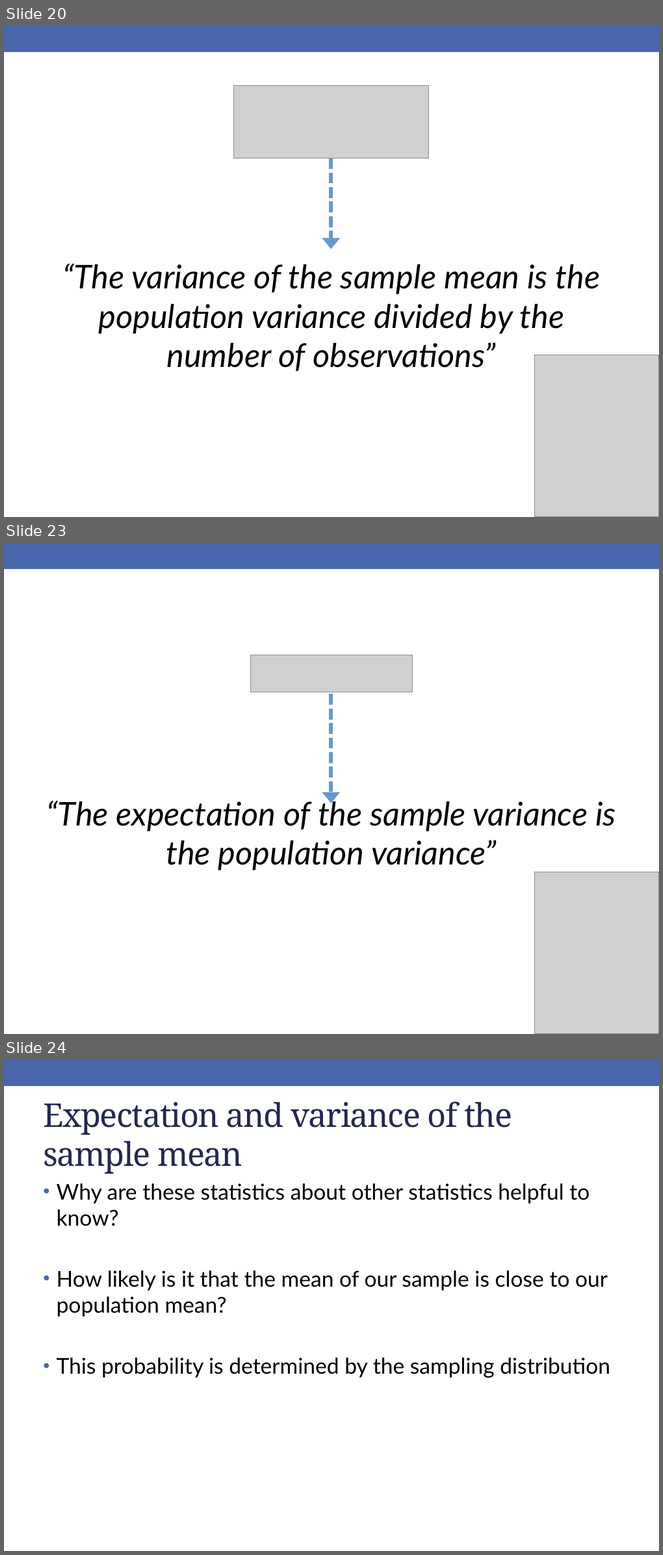
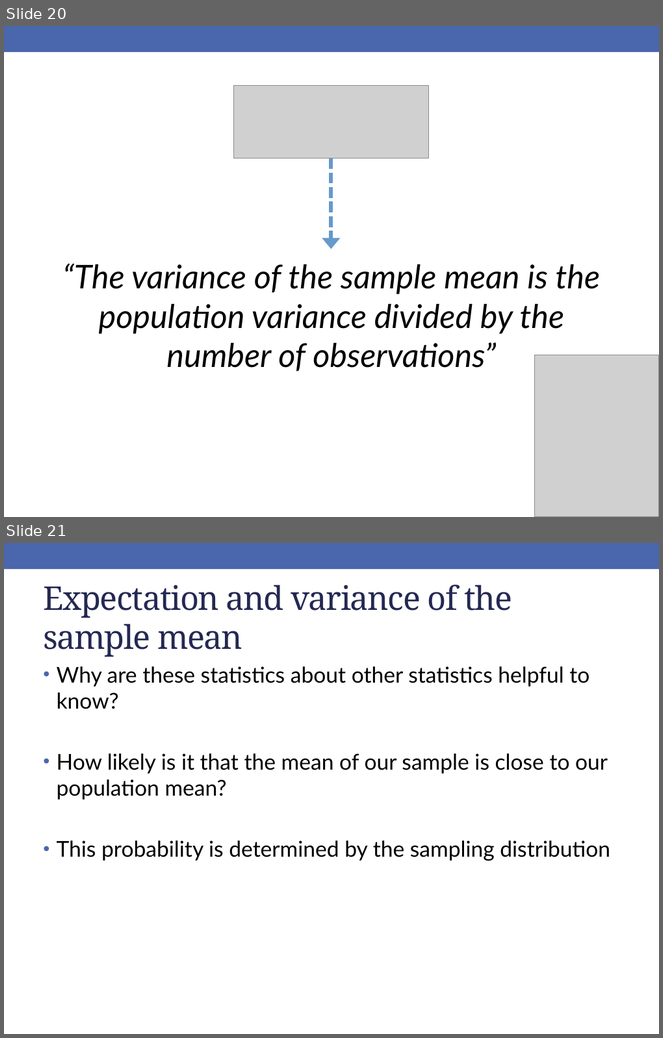
Before and after one commit to rebeccal/ohsu-math630, a slide deck: slides/cm041.pptx. Shown one above the other, each under a label of ours: slides 20, 23 and 24 before the commit, slides 20 and 21 after it; the slides between them are not shown. The pictures are 663x1555 and 663x1038 pixels, drawn with LibreOffice and Linux fonts; fonts in the diff are those of the drawing; grey boxes stand for pictures. Boxes give left, top, right and bottom in pixels: in the first picture for what was removed or moved away, otherwise in the second. Text is boxed around its words. In the diff, an @@ line names an element or a change of style, - is before the commit and + after.

```diff
--- a/slides/cm041.pptx
+++ b/slides/cm041.pptx
@@ slide 23 removed at <box>4,543,659,1034</box>, background #FFFFFF; not listed: 1 template element that a slide beside it also shows @@
@@ picture removed at <box>250,655,412,693</box> @@
@@ arrow removed from (331, 694) to (331, 803) @@
@@ text removed at <box>47,797,616,871</box> @@
-“The expectation of the sample variance is the population variance”
@@ picture removed at <box>534,873,659,1034</box> @@
@@ what was slide 24 is now slide 21 @@
```
Also in this commit, not shown: 3 slides changed, 2 other slides removed, 17 other files.
